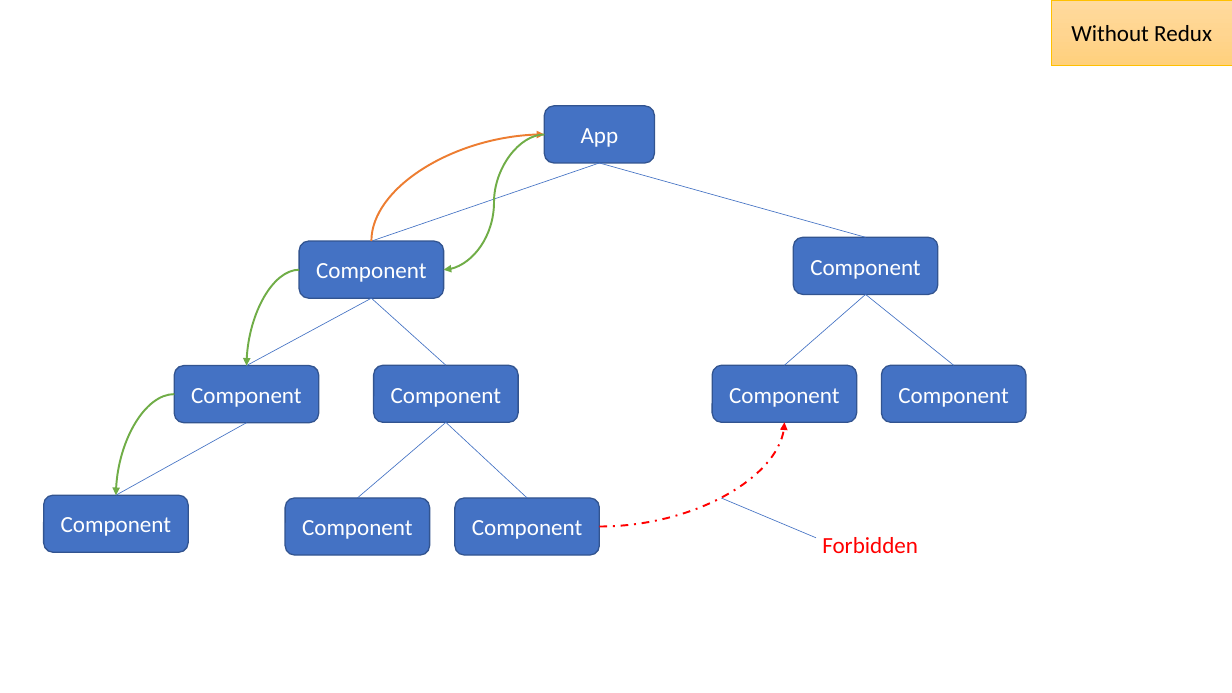
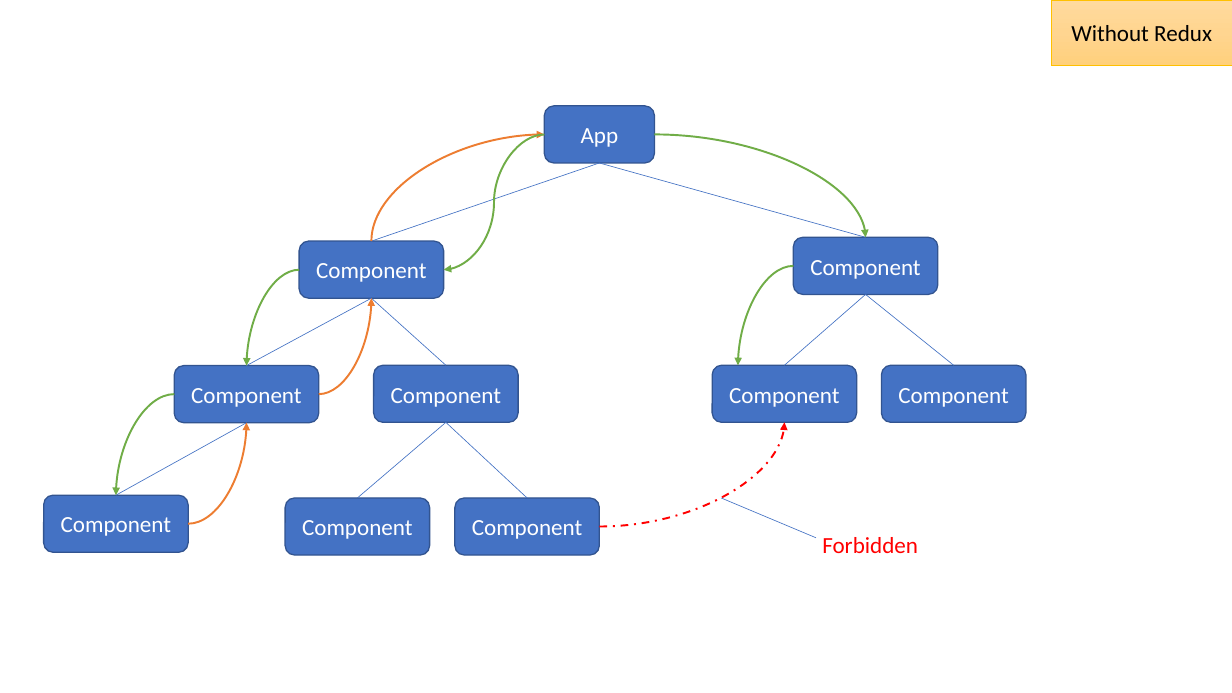
Before and after one commit to Bogala/langton-ant-dojo, a slide deck: slide 1 of pptx/Components_and_Redux.pptx. Drawn at 1232x693 pixels with LibreOffice and Linux fonts; fonts in the diff are those of the drawing. Boxes give left, top, right and bottom in pixels: in the first picture for what was removed or moved away, otherwise in the second. Text is boxed around its words. In the diff, an @@ line names an element or a change of style, - is before the commit and + after.

Commit message:
STEP_4: animate pptx arrows

```diff
--- a/pptx/Components_and_Redux.pptx
+++ b/pptx/Components_and_Redux.pptx
@@ curved arrow added from (654, 135) to (866, 238), #70AD47 1.5 pt @@
@@ curved arrow added from (794, 266) to (738, 365), #70AD47 1.5 pt @@
@@ curved arrow added from (319, 395) to (372, 299), #ED7D31 1.5 pt @@
@@ curved arrow added from (189, 524) to (247, 422), #ED7D31 1.5 pt @@
```
Also in this commit, not shown: 1 other file.
